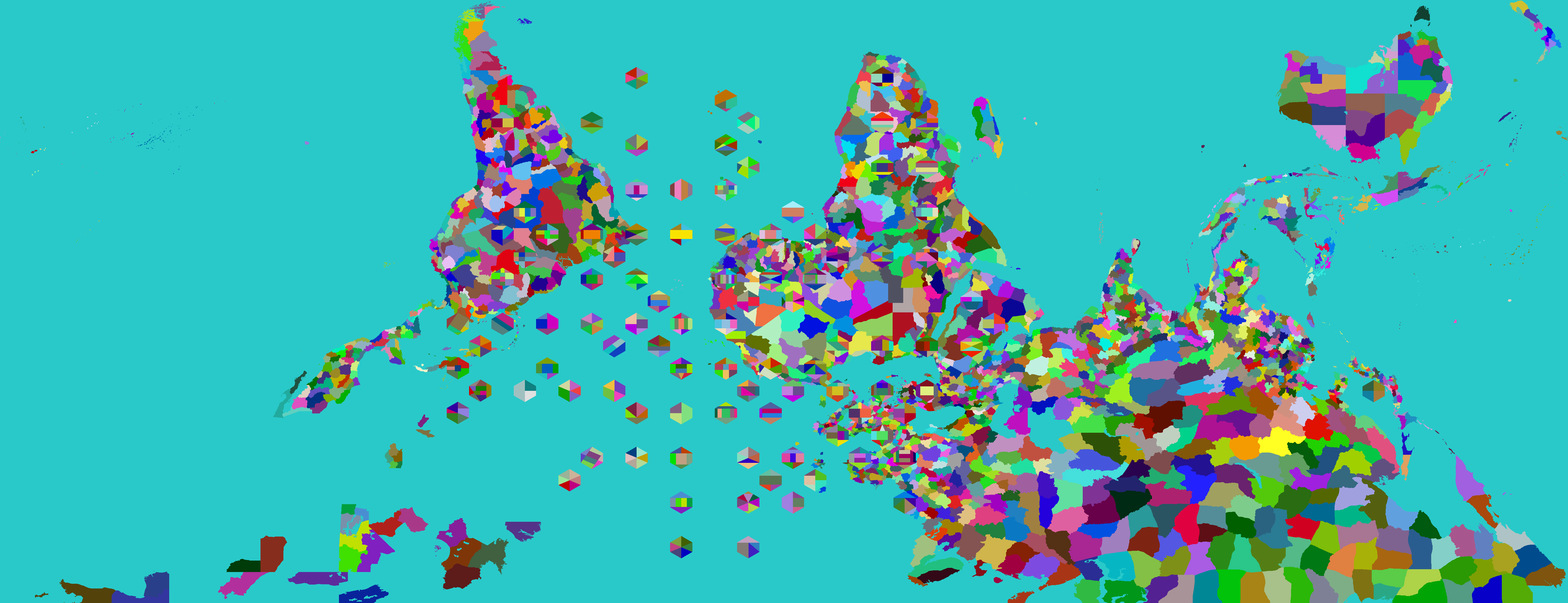
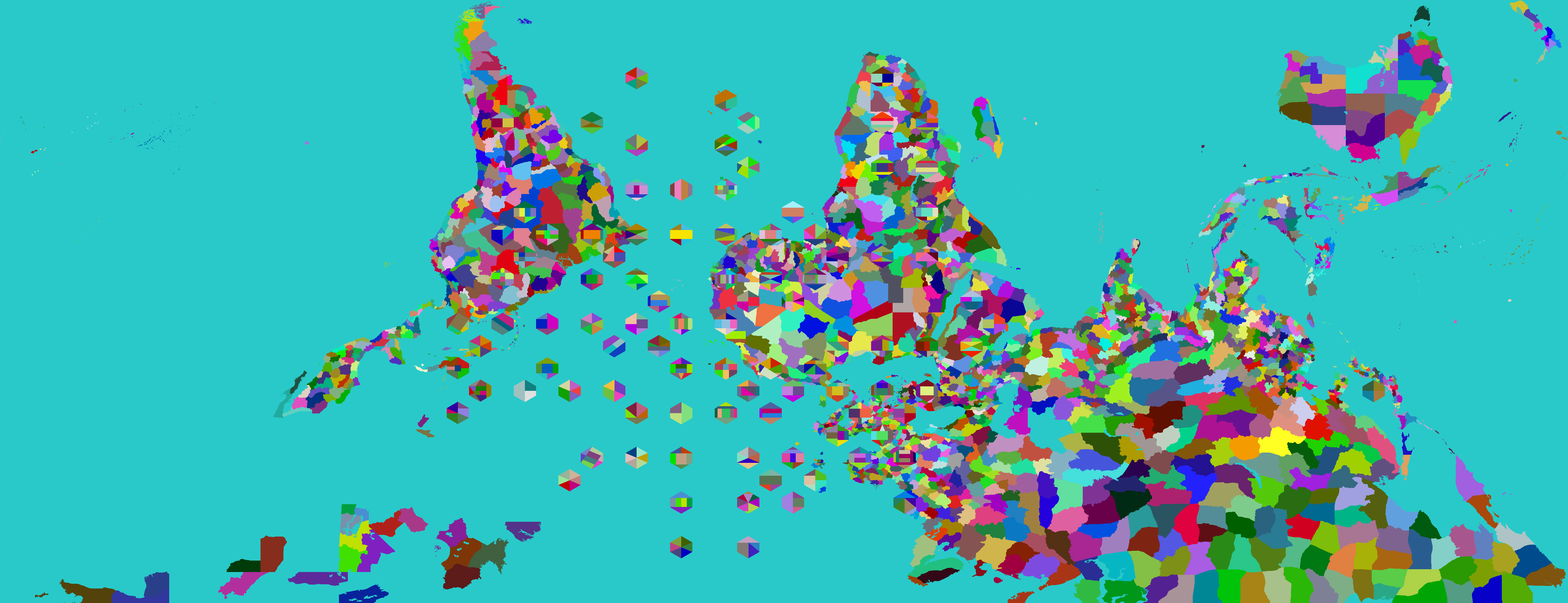
Revision of a layered 1568x603 image; what changed, layer by layer:
painted on "Provinces" over [384, 443, 403, 469]
